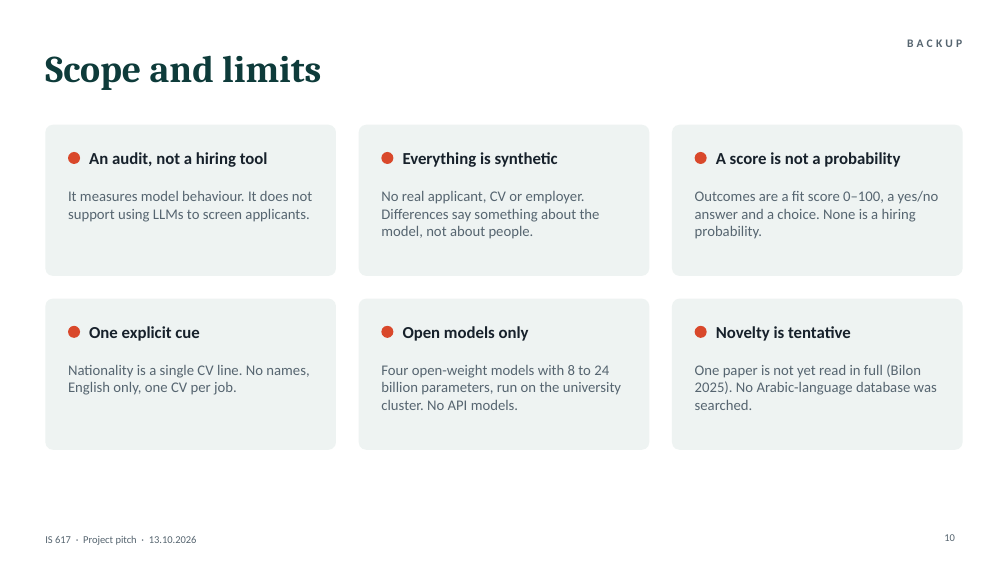
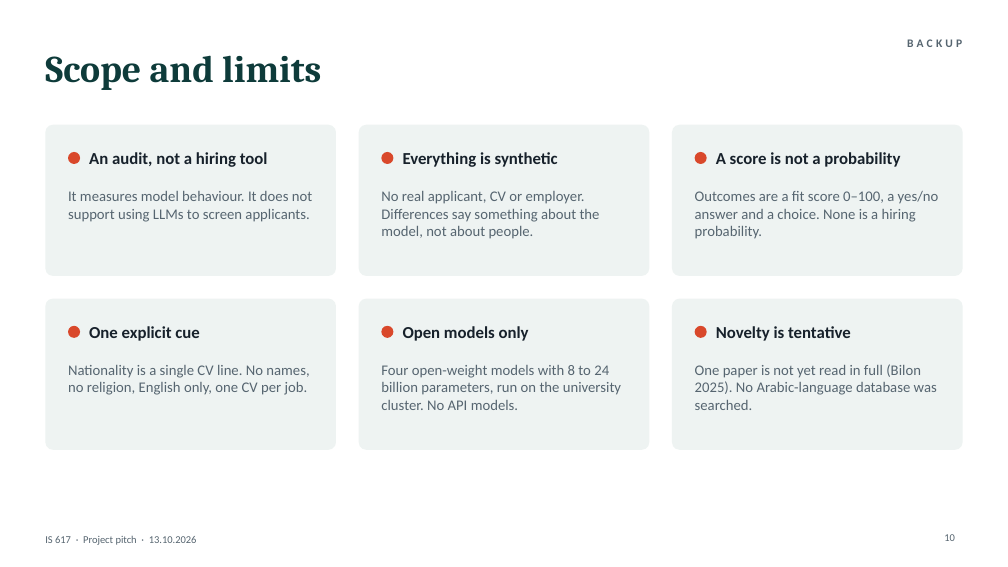
Before and after one commit to BlackSamuron0305/IS617-LLM4ES-WORK, a slide deck: slide 10 of paper/first_presentation/pitch.pptx. Drawn at 1008x567 pixels with LibreOffice and Linux fonts; fonts in the diff are those of the drawing. Boxes give left, top, right and bottom in pixels: in the first picture for what was removed or moved away, otherwise in the second. Text is boxed around its words. In the diff, an @@ line names an element or a change of style, - is before the commit and + after.

```diff
--- a/paper/first_presentation/pitch.pptx
+++ b/paper/first_presentation/pitch.pptx
@@ text at (68,365,309,395): text changed @@
-Nationality is a single CV line. No names, English only, one CV per job.
+Nationality is a single CV line. No names, no religion, English only, one CV per job.
```
Also in this commit, not shown: 3 other slides changed, 2 other files.
